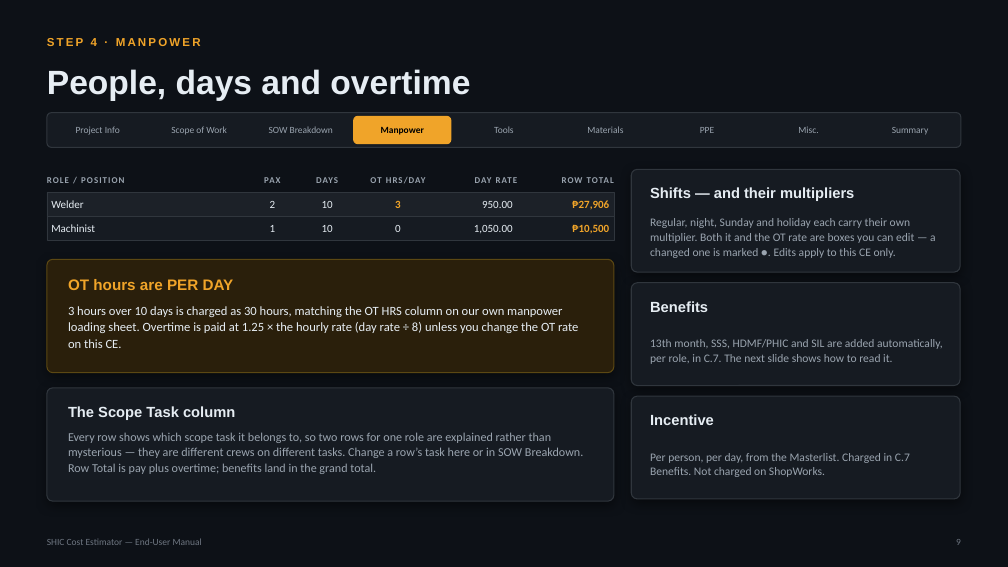
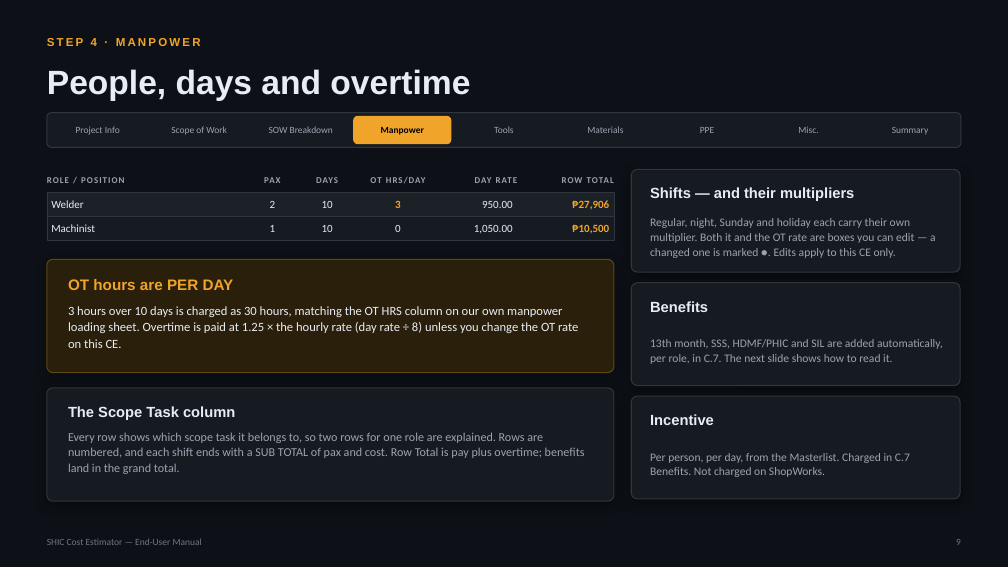
Before and after one commit to SYNERCORE/CostEstimation, a slide deck: slide 9 of docs/SHIC-Cost-Estimator-User-Manual.pptx. Drawn at 1008x567 pixels with LibreOffice and Linux fonts; fonts in the diff are those of the drawing. Boxes give left, top, right and bottom in pixels: in the first picture for what was removed or moved away, otherwise in the second. Text is boxed around its words. In the diff, an @@ line names an element or a change of style, - is before the commit and + after.

```diff
--- a/docs/SHIC-Cost-Estimator-User-Manual.pptx
+++ b/docs/SHIC-Cost-Estimator-User-Manual.pptx
@@ text at bbox=[68, 432, 585, 474]: text changed @@
-Every row shows which scope task it belongs to, so two rows for one role are explained rather than mysterious — they are different crews on different tasks. Change a row’s task here or in SOW Breakdown. Row Total is pay plus overtime; benefits land in the grand total.
+Every row shows which scope task it belongs to, so two rows for one role are explained. Rows are numbered, and each shift ends with a SUB TOTAL of pax and cost. Row Total is pay plus overtime; benefits land in the grand total.
```
Also in this commit, not shown: 17 other slides changed, 2 slides added.
